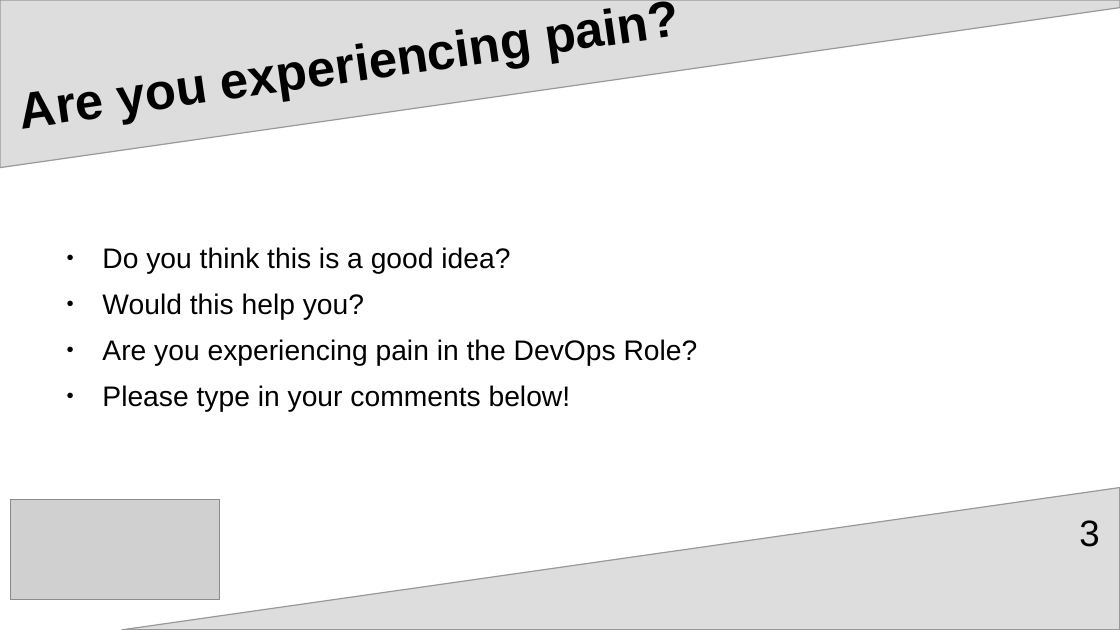
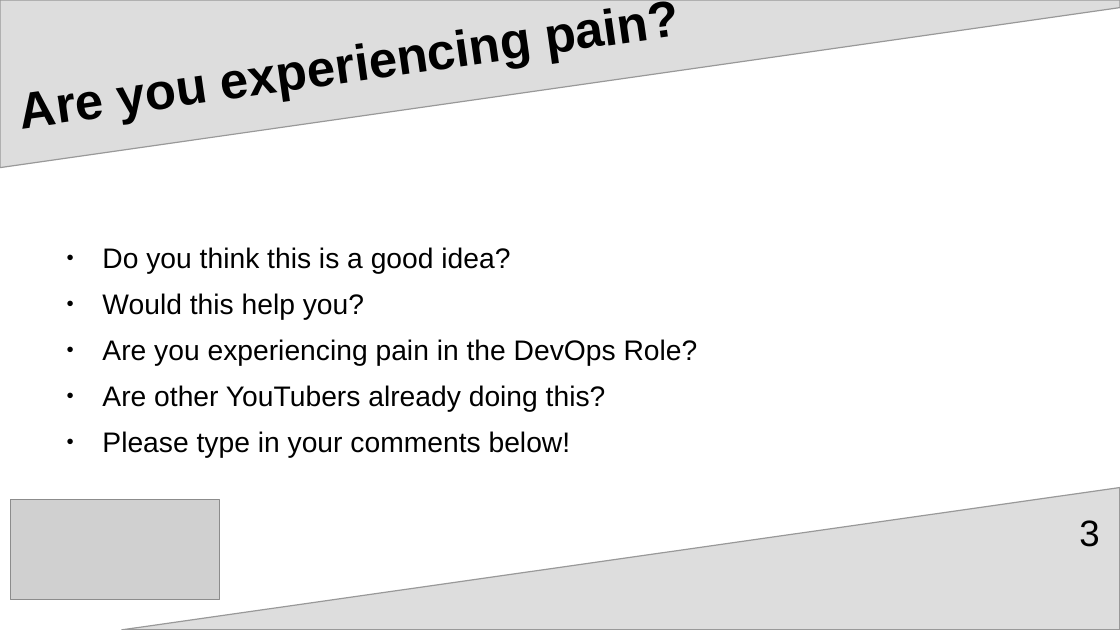
Before and after one commit to aventinesolutions/awsvsgcp-channel, a slide deck: slide 3 of introduction/introduction.odp. Drawn at 1120x630 pixels with LibreOffice and Linux fonts; fonts in the diff are those of the drawing; grey boxes stand for pictures. Boxes give left, top, right and bottom in pixels: in the first picture for what was removed or moved away, otherwise in the second. Text is boxed around its words. In the diff, an @@ line names an element or a change of style, - is before the commit and + after.

```diff
--- a/introduction/introduction.odp
+++ b/introduction/introduction.odp
@@ text at bbox=[102, 385, 606, 412]: paragraph added @@
+● Are other YouTubers already doing this?
```
Also in this commit, not shown: 1 other file.
